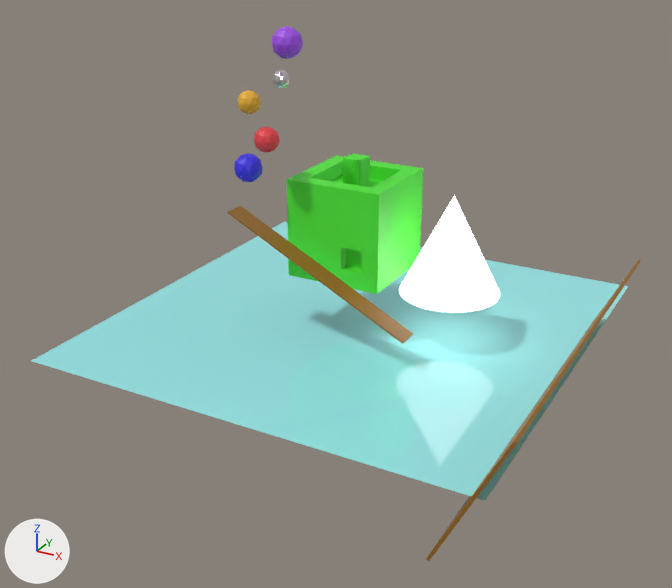
A saved change to the glTF model assets/levels/Scene.glb.
Before and after are seen from a 50 mm lens placed at (8.24, -15.82, 6.22), pointed at (0.16, -1.13, -1.13). Arrows for +X, +Y and +Z are at lower left; the lights stay in place. Where no turn or scale is listed for an object, it has been applied to the vertices.

The older version as bpy lines, for what is in view:
```python
me_cone = bpy.data.meshes.new('Cone')
me_cone.from_pydata(...)  # a 32-sided cone pointing to +z spanning x -1.0..1.0, y -1.0..1.0, z -1.0..1.0
me_cone.materials.append(mat_material_001)  # white #e7e7e7
me_cube_001 = bpy.data.meshes.new('Cube.001')
me_cube_001.from_pydata(...)  # 8 vertices, 12 faces; spans x -1.92..1.92, y -0.22..0.22, z -0.97..0.97
me_cube_001.materials.append(mat_material_002)  # brown #986824
me_cube_002 = bpy.data.meshes.new('Cube.002')
me_cube_002.from_pydata(...)  # 8 vertices, 12 faces; spans x -0.62..0.62, y -3.86..3.86, z -1.25..1.25
me_cube_002.materials.append(mat_material_002)  # brown #986824
ob_cone = bpy.data.objects.new('Cone', me_cone)
ob_cone.location = (2.04, 0.12, -0.15)
ob_cube_001 = bpy.data.objects.new('Cube.001', me_cube_001)
ob_cube_001.location = (-0.01, -1.5, -0.57)
ob_cube_002 = bpy.data.objects.new('Cube.002', me_cube_002)
ob_cube_002.location = (4.59, -1.37, -1.92)
# also in view: 'Cube' at (0.0, 0.0, 0.17); 'Plane' at (0.0, 0.0, -2.2)
```
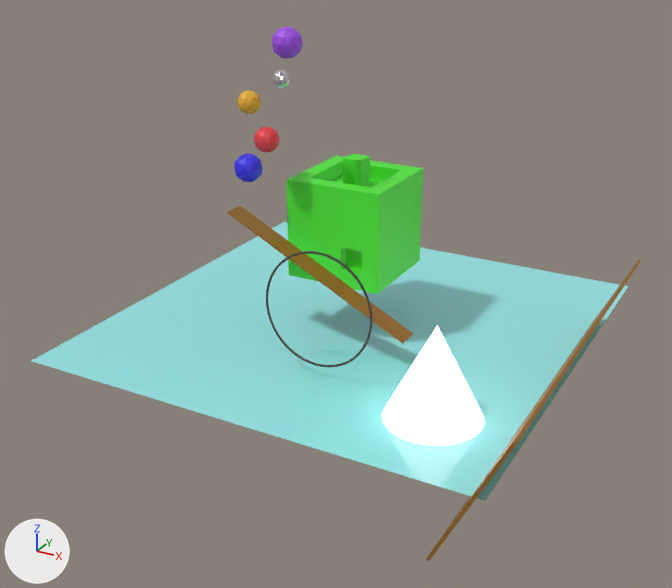
Changed parts and their boxes [x1, y1, x2, y2] in the pictures (672 x 588 px):
'Cone', moved
    before: [399, 195, 500, 313]
    after: [382, 325, 485, 446]
'Torus', added
    after: [266, 251, 372, 367]

The change in detail:
Material 'Material.009' (mat_material_009) is new.
Its base color is (0.058, 0.058, 0.058) (black #444444).
Its roughness is 1.0.
Mesh me_torus is new.
It has 576 vertices, 1152 faces and spans x -1.11..1.11, y -0.08..0.08, z -1.11..1.11.
It uses material mat_material_009 (black #444444).
Object 'Cone' (ob_cone) moves from (2.04, 0.12, -0.15) to (3.01, -2.82, -1.43).
Object 'Torus' (ob_torus) is new; it shows me_torus.
Its location is (0.52, -2.47, -0.85).
